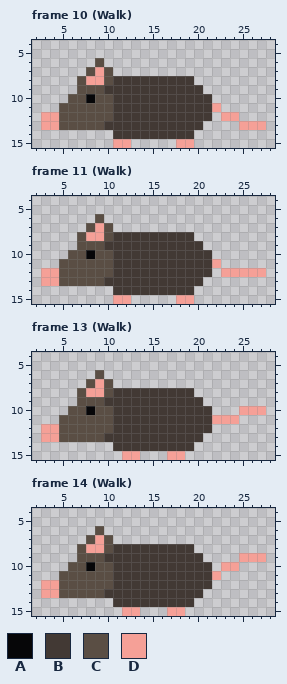
One commit to this pixel-art file: assets/Textures/sprites/rat.ase. The picture above is the old version.
32x16 pixels, 19 frames. Shown: frame 10 (Walk): x 2..28, y 4..15; frame 11 (Walk): x 2..28, y 4..15; frame 13 (Walk): x 2..28, y 4..15; frame 14 (Walk): x 2..28, y 4..15. The commit also changed other frames, which this record leaves out.
Palette (. is transparent): A #060608  B #423934  C #5a4e44  D #f5a097
And afterwards:
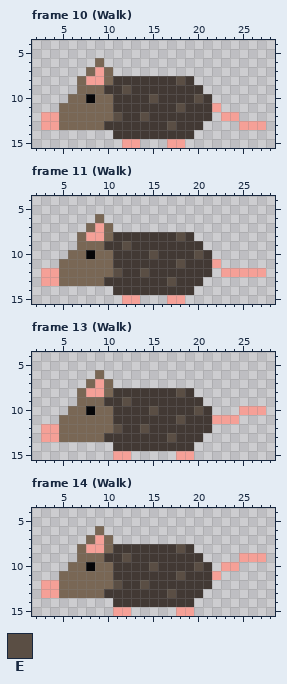
Colours new in this view: E #5a4e44
Difference:
colour C: #5a4e44 -> #796755
Frame 10 (Walk), layer "Layer 1":
y 8: x 18 B -> E
y 9: x 12 B -> E
y 10: x 15 B -> E; x 20 B -> E
y 11: x 18 B -> E
y 12: x 11 B -> E; x 14 B -> E
y 13: x 17 B -> E
y 15: x 11 D -> .; x 13 . -> D; x 17 . -> D; x 19 D -> .
Frame 11 (Walk), layer "Layer 1": the same change as frame 10 (Walk)
Frame 13 (Walk), layer "Layer 1":
y 8: x 18 B -> E
y 9: x 12 B -> E
y 10: x 15 B -> E; x 20 B -> E
y 11: x 18 B -> E
y 12: x 11 B -> E; x 14 B -> E
y 13: x 17 B -> E
y 15: x 11 . -> D; x 13 D -> .; x 17 D -> .; x 19 . -> D
Frame 14 (Walk), layer "Layer 1": the same change as frame 13 (Walk)
Boxes around the changes in both pictures, in picture pixels (x1, y1, x2, y2):
changed: (59, 58, 203, 148)
changed: (59, 214, 203, 304)
changed: (59, 370, 203, 460)
changed: (59, 526, 203, 616)
